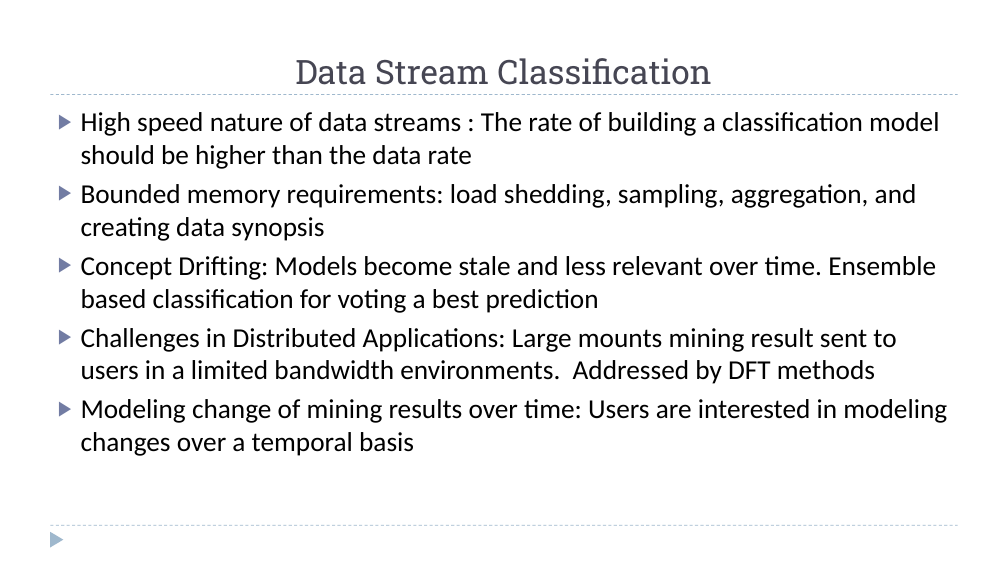
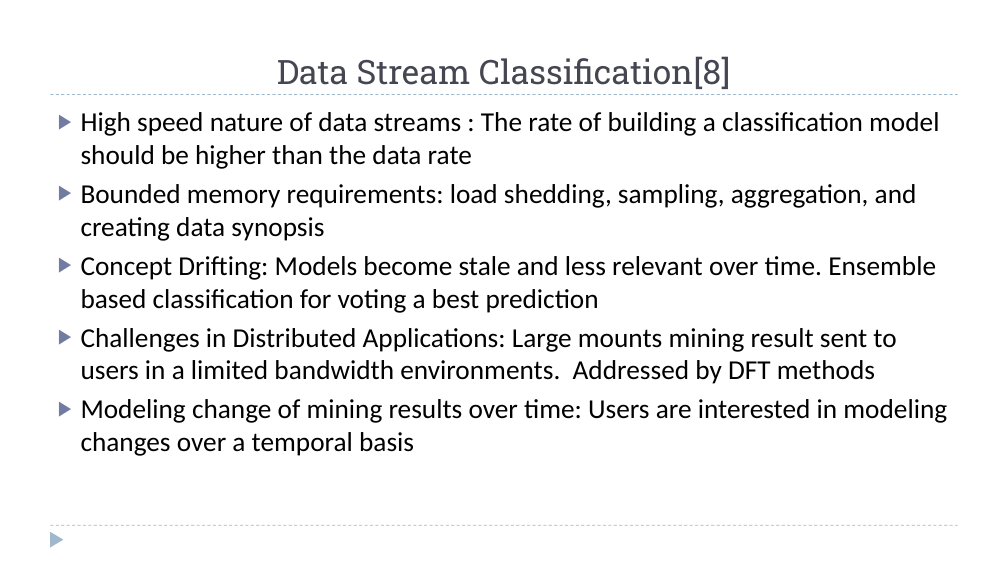
Before and after one commit to zixiaojindao/time-series-survey, a slide deck: slide 12 of slide/data stream mining.pptx. Drawn at 1008x567 pixels with LibreOffice and Linux fonts; fonts in the diff are those of the drawing. Boxes give left, top, right and bottom in pixels: in the first picture for what was removed or moved away, otherwise in the second. Text is boxed around its words. In the diff, an @@ line names an element or a change of style, - is before the commit and + after.

```diff
--- a/slide/data stream mining.pptx
+++ b/slide/data stream mining.pptx
@@ title at <box>277,56,730,89</box>: text changed @@
-Data Stream Classification
+Data Stream Classification[8]
```
Also in this commit, not shown: 2 other slides changed, 2 slides added, 4 other files.
